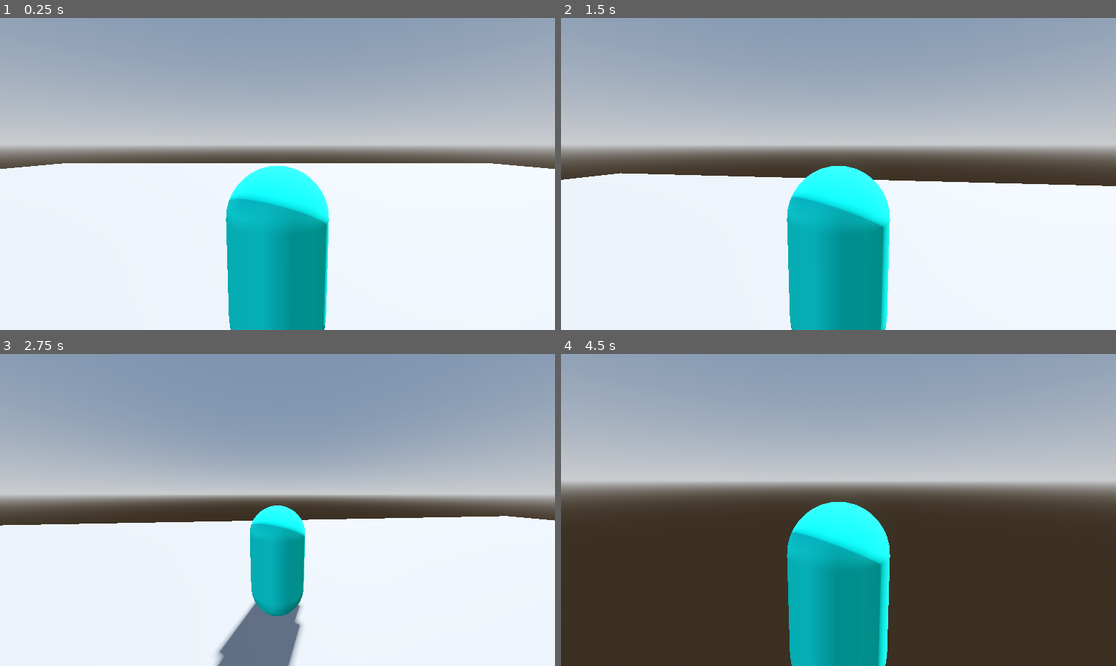
Above: before the commit, frames 1-4 (two rows, left to right).
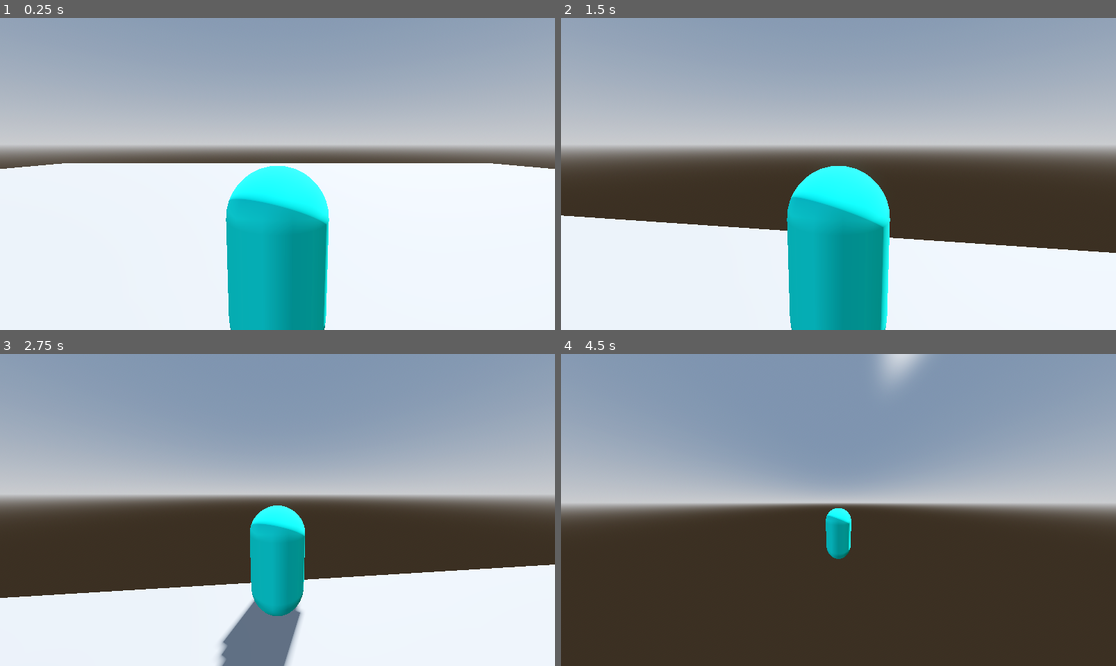
Above: after the commit, the same moments.

Repository: jpvds1/DDJD
Game: Godot game, scene res://scenes/levels/empty_level.tscn
Two runs of this game, one before a commit and one after it. Both use one fixed random seed, a clock stepped at 60 frames per second and the inputs below.
Inputs (mouse positions are in pixels of both pictures, inside the frame that each line leads up to):
- Up to frame 1 (0.25 s): no input
- Up to frame 2 (1.5 s): tap Enter at 0.5 s; move the mouse to (866, 174) at 0.52 s; hold Shift (sprint) 0.53-1.28 s; hold W (move_forwards) from 0.53 s (still down); tap Space (jump) at 0.77 s; tap Q (dash, bound only after the commit) at 0.8, 1.35 s; move the mouse to (810, 174) at 1.27 s
- Up to frame 3 (2.75 s): keep holding W (move_forwards); tap Space (jump) at 1.52 s; tap Shift (sprint) at 1.55 s; move the mouse to (288, 503) at 2.02 s; hold Shift (sprint) from 2.03 s (still down); tap Q (dash, bound only after the commit) at 2.3 s
- Up to frame 4 (4.5 s): keep holding W (move_forwards); move the mouse to (832, 516) at 2.77 s; release Shift (sprint) at 2.78 s; tap Q (dash, bound only after the commit) at 2.85, 3.8, 4.35 s; tap Space (jump) at 3.02, 3.77 s; tap Shift (sprint) at 3.05 s; move the mouse to (877, 513) at 3.52 s; hold Shift (sprint) 3.53-4.28 s; move the mouse to (794, 506) at 4.27 s

The runs differ from the first frame. In frame 2, 15% of the frame differs, in the area x 0-100%, y 49-76%; in frame 3, 18%; in frame 4, 34%, in the area x 0-100%, y 0-100%.

Commit message:
feat: test level

Diff:
--- a/platformer-game/project.godot
+++ b/platformer-game/project.godot
@@ -47,6 +47,11 @@
 "events": [Object(InputEventKey,"resource_local_to_scene":false,"resource_name":"","device":-1,"window_id":0,"alt_press …(195 unchanged characters)…
 ]
 }
+dash={
+"deadzone": 0.2,
+"events": [Object(InputEventKey,"resource_local_to_scene":false,"resource_name":"","device":-1,"window_id":0,"alt_pressed":false,"shift_pressed":false,"ctrl_pressed":false,"meta_pressed":false,"pressed":false,"keycode":0,"physical_keycode":81,"key_label":0,"unicode":113,"location":0,"echo":false,"script":null)
+]
+}
 
 [physics]
 
--- a/platformer-game/scenes/levels/empty_level.tscn
+++ b/platformer-game/scenes/levels/empty_level.tscn
@@ -29,4 +29,4 @@
 size = Vector3(50, 1, 50)
 
 [node name="CharacterBody3D" parent="." unique_id=1782536310 instance=ExtResource("1_64t6i")]
-transform = Transform3D(1, 0, 0, 0, 1, 0, 0, 0, 1, 0, 1.7058725, 0)
+transform = Transform3D(1, 0, 0, 0, 1, 0, 0, 0, 1, 0, 1.5080202, 0)
--- /dev/null
+++ b/platformer-game/scenes/levels/level_1.tscn
@@ -0,0 +1,78 @@
+[gd_scene format=3 uid="uid://bjnmrbepu0wl3"]
+
+[ext_resource type="PackedScene" uid="uid://ch7shhditu1lk" path="res://scenes/player/capsule_character.tscn" id="1_ksju7"]
+[ext_resource type="Script" uid="uid://c2mgtmeu4p1bw" path="res://scripts/systems/end_area.gd" id="2_6iamk"]
+
+[sub_resource type="ProceduralSkyMaterial" id="ProceduralSkyMaterial_64t6i"]
+sky_horizon_color = Color(0.66224277, 0.6717428, 0.6867428, 1)
+ground_horizon_color = Color(0.66224277, 0.6717428, 0.6867428, 1)
+
+[sub_resource type="Sky" id="Sky_h2s0c"]
+sky_material = SubResource("ProceduralSkyMaterial_64t6i")
+
+[sub_resource type="Environment" id="Environment_jdsy5"]
+background_mode = 2
+sky = SubResource("Sky_h2s0c")
+tonemap_mode = 2
+glow_enabled = true
+
+[sub_resource type="BoxShape3D" id="BoxShape3D_nsrm0"]
+size = Vector3(20, 10, 10)
+
+[node name="Empty Level" type="Node3D" unique_id=216242194]
+
+[node name="WorldEnvironment" type="WorldEnvironment" parent="." unique_id=751782853]
+environment = SubResource("Environment_jdsy5")
+
+[node name="DirectionalLight3D" type="DirectionalLight3D" parent="." unique_id=1401671525]
+transform = Transform3D(-0.8660254, -0.43301278, 0.25, 0, 0.49999997, 0.86602545, -0.50000006, 0.75, -0.43301266, 0, 0, 0)
+shadow_enabled = true
+
+[node name="CharacterBody3D" parent="." unique_id=1782536310 instance=ExtResource("1_ksju7")]
+transform = Transform3D(-0.99999917, 0, -0.0012740211, 0, 1, 0, 0.0012740211, 0, -0.99999917, 0, 1.5080202, 0)
+
+[node name="CSGCombiner3D" type="CSGCombiner3D" parent="." unique_id=494703401]
+use_collision = true
+
+[node name="CSGBox3D" type="CSGBox3D" parent="CSGCombiner3D" unique_id=378336243]
+use_collision = true
+size = Vector3(5, 1, 5)
+
+[node name="CSGBox3D2" type="CSGBox3D" parent="CSGCombiner3D" unique_id=918577644]
+transform = Transform3D(1, 0, 0, 0, 1, 0, 0, 0, 1, -1.838047, 2.0639703, 7.1621585)
+use_collision = true
+size = Vector3(5, 1, 5)
+
+[node name="CSGBox3D3" type="CSGBox3D" parent="CSGCombiner3D" unique_id=777810444]
+transform = Transform3D(1, 0, 0, 0, 1, 0, 0, 0, 1, 12.095789, 1.4234712, 36.785175)
+use_collision = true
+size = Vector3(5, 1, 5.288574)
+
+[node name="CSGBox3D7" type="CSGBox3D" parent="CSGCombiner3D" unique_id=303483664]
+transform = Transform3D(1, 0, 0, 0, 1, 0, 0, 0, 1, 12, 3.5, 50)
+use_collision = true
+size = Vector3(20, 1, 10)
+
+[node name="CSGBox3D4" type="CSGBox3D" parent="CSGCombiner3D" unique_id=306469740]
+transform = Transform3D(0.82463, 0, 0.56567246, 0, 1, 0, -0.56567246, 0, 0.82463, 0.47895145, 3.4106302, 16.920826)
+use_collision = true
+size = Vector3(5, 1, 5)
+
+[node name="CSGBox3D5" type="CSGBox3D" parent="CSGCombiner3D" unique_id=846682639]
+transform = Transform3D(0.82463, 0, 0.56567246, 0, 1, 0, -0.56567246, 0, 0.82463, 6.36073, 3.4106302, 21.937004)
+use_collision = true
+size = Vector3(5, 1, 5)
+
+[node name="CSGBox3D6" type="CSGBox3D" parent="CSGCombiner3D" unique_id=745890215]
+transform = Transform3D(0.82463, 0, 0.56567246, 0, 1, 0, -0.56567246, 0, 0.82463, 11.432309, 4.924409, 27.543024)
+use_collision = true
+size = Vector3(5, 1, 5)
+
+[node name="Area3D" type="Area3D" parent="." unique_id=1144981251]
+script = ExtResource("2_6iamk")
+
+[node name="CollisionShape3D" type="CollisionShape3D" parent="Area3D" unique_id=1629799778]
+transform = Transform3D(1, 0, 0, 0, 1, 0, 0, 0, 1, 12, 9, 50)
+shape = SubResource("BoxShape3D_nsrm0")
+
+[connection signal="body_entered" from="Area3D" to="Area3D" method="_on_body_entered"]
--- a/platformer-game/scripts/player/capsule_character.gd
+++ b/platformer-game/scripts/player/capsule_character.gd
@@ -2,9 +2,10 @@
 
 # Movement
 const WALK_SPEED = 5.0
-const SPRINT_SPEED = 9.0
-const DASH_SPEED = 20.0
-const JUMP_VELOCITY = 4.5
+const SPRINT_SPEED = 8.0
+const DASH_SPEED = 50.0
+const JUMP_VELOCITY = 7.5
+const GRAVITY_MODIFIER = 1.2
 
 # Animations / Timers
 @onready var animation_player: AnimationPlayer = $Dash/AnimationPlayer
@@ -30,14 +31,15 @@
 func _physics_process(delta: float) -> void:
 	# Add the gravity.
 	if not is_on_floor():
-		velocity += get_gravity() * delta
+		velocity += get_gravity() * delta * GRAVITY_MODIFIER
 
 	# Handle jump.
 	if Input.is_action_just_pressed("jump") and is_on_floor():
 		velocity.y = JUMP_VELOCITY
 
 	# Sprint / dash input
-	handle_sprint_and_dash_input()
+	if Input.is_action_just_pressed("dash") and can_dash:
+		start_dash()
 
 	# Movement
 	var input_dir := Input.get_vector("move_left", "move_right", "move_forwards", "move_backwards")
@@ -64,16 +66,6 @@
 			velocity.z = move_toward(velocity.z, 0, current_speed)
 
 	move_and_slide()
-
-func handle_sprint_and_dash_input() -> void:
-	if Input.is_action_just_pressed("sprint"):
-		if waiting_for_second_tap and can_dash:
-			start_dash()
-			waiting_for_second_tap = false
-			double_tap_timer.stop()
-		else:
-			waiting_for_second_tap = true
-			double_tap_timer.start()
 
 func start_dash() -> void:
 	is_dashing = true
--- /dev/null
+++ b/platformer-game/scripts/systems/end_area.gd
@@ -0,0 +1,6 @@
+extends Area3D
+
+
+
+func _on_body_entered(body: Node3D) -> void:
+	print("end reached")
Not shown, added: platformer-game/scripts/systems/end_area.gd.uid
